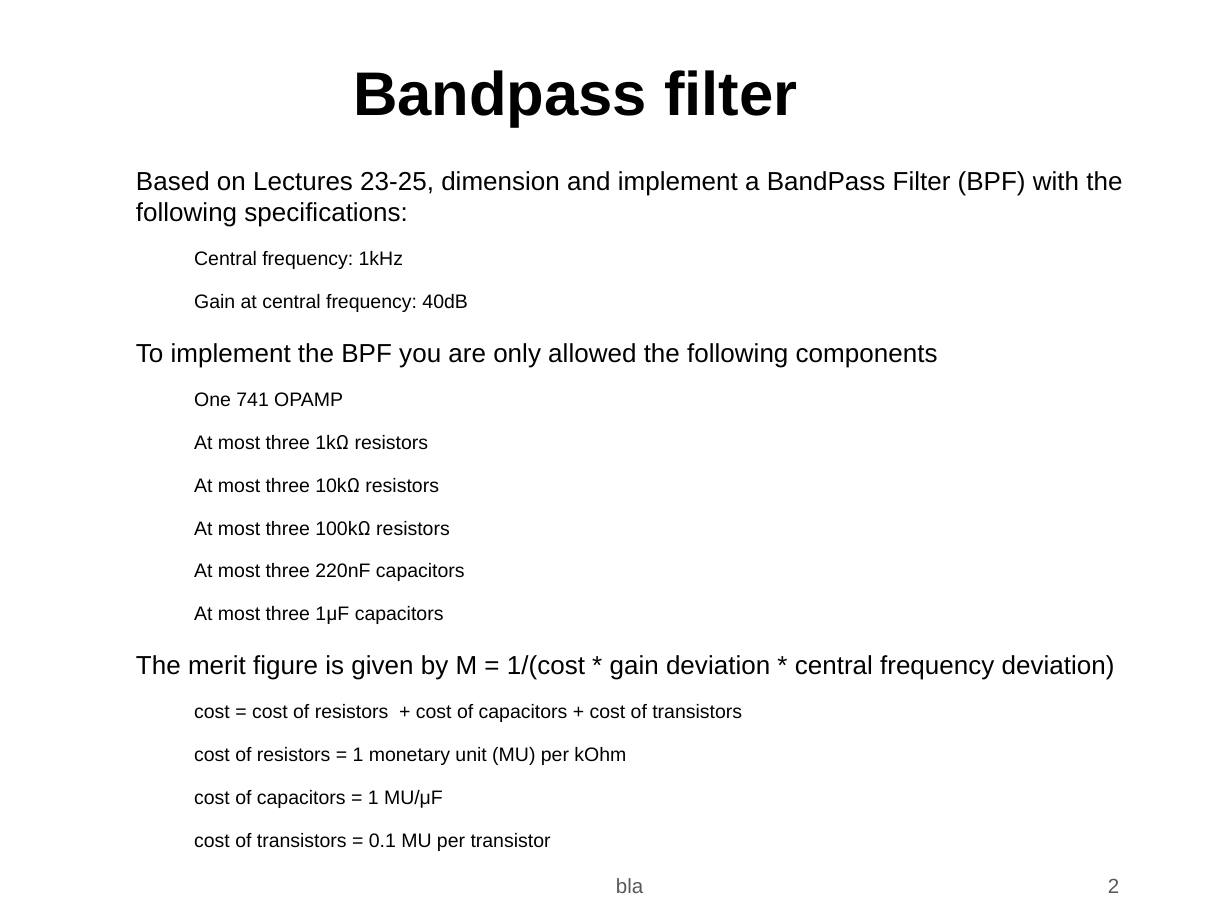
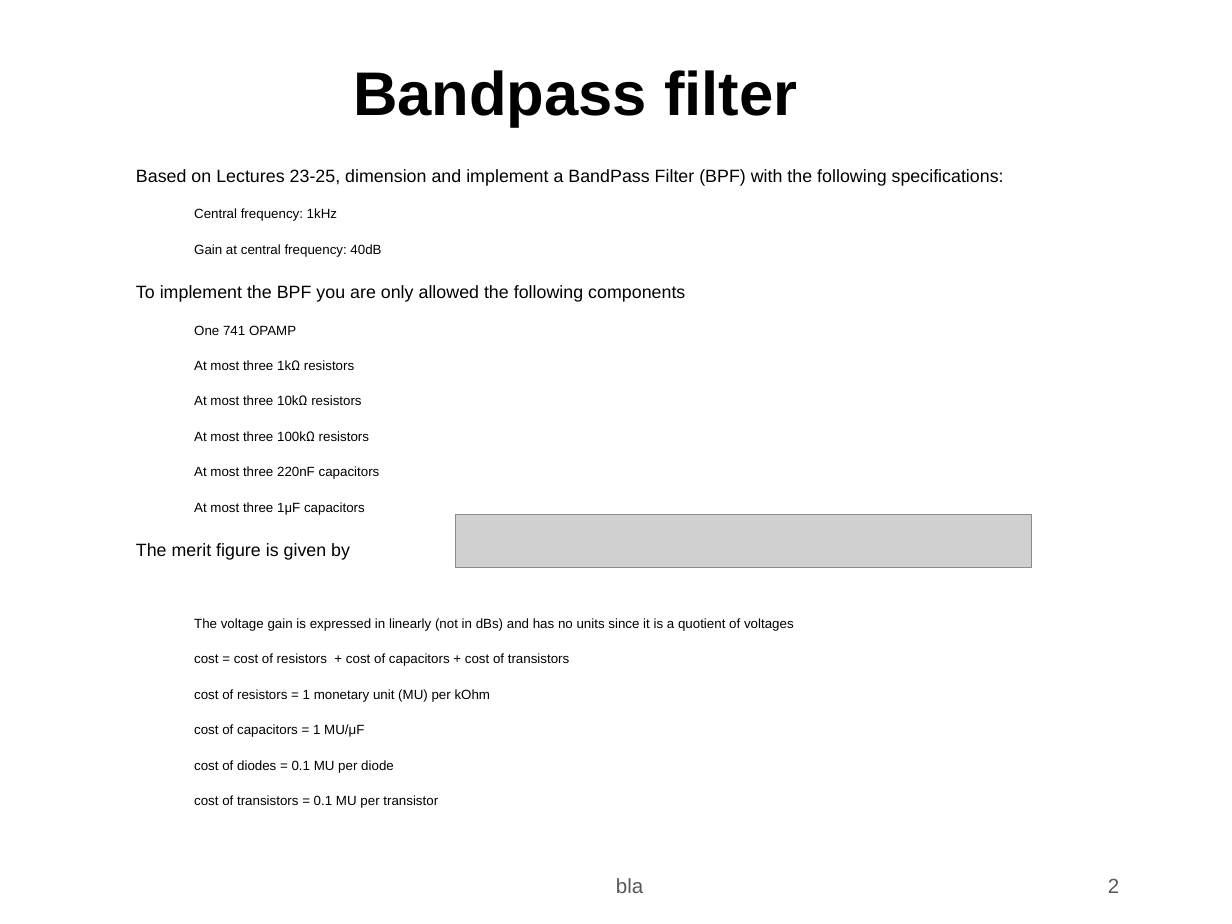
Before and after one commit to ah-yes/ist-tcfe, a slide deck: slide 2 of t5/t5.odp. Drawn at 1232x924 pixels with LibreOffice and Linux fonts; fonts in the diff are those of the drawing; grey boxes stand for pictures; background and template pictures are left out. Boxes give left, top, right and bottom in pixels: in the first picture for what was removed or moved away, otherwise in the second. Text is boxed around its words. In the diff, an @@ line names an element or a change of style, - is before the commit and + after.

```diff
--- a/t5/t5.odp
+++ b/t5/t5.odp
@@ text at bbox=[136, 169, 1004, 737]: size 15.2 to 10.4 pt in "Based on Lectures 23-25, dimension and implement ...", "To implement the BPF you are only ..."; size 11.4 to 7.8 pt in "Central frequency: 1kHz", "Gain at central frequency: 40dB", "One 741 OPAMP", "At most three 1kΩ resistors" and 8 more places @@
@@ picture added at bbox=[456, 515, 1032, 568] @@
@@ text at bbox=[136, 543, 794, 631]: text changed; size 15.2 to 7.8 pt @@
-● The merit figure is given by M = 1/(cost * gain deviation * central frequency deviation)
+● The merit figure is given by
+  − The voltage gain is expressed in linearly (not in dBs) and has no units since it is a quotient of voltages
@@ text at bbox=[194, 760, 394, 773]: paragraph added @@
+  − cost of diodes = 0.1 MU per diode
```
Also in this commit, not shown: 7 other files.
